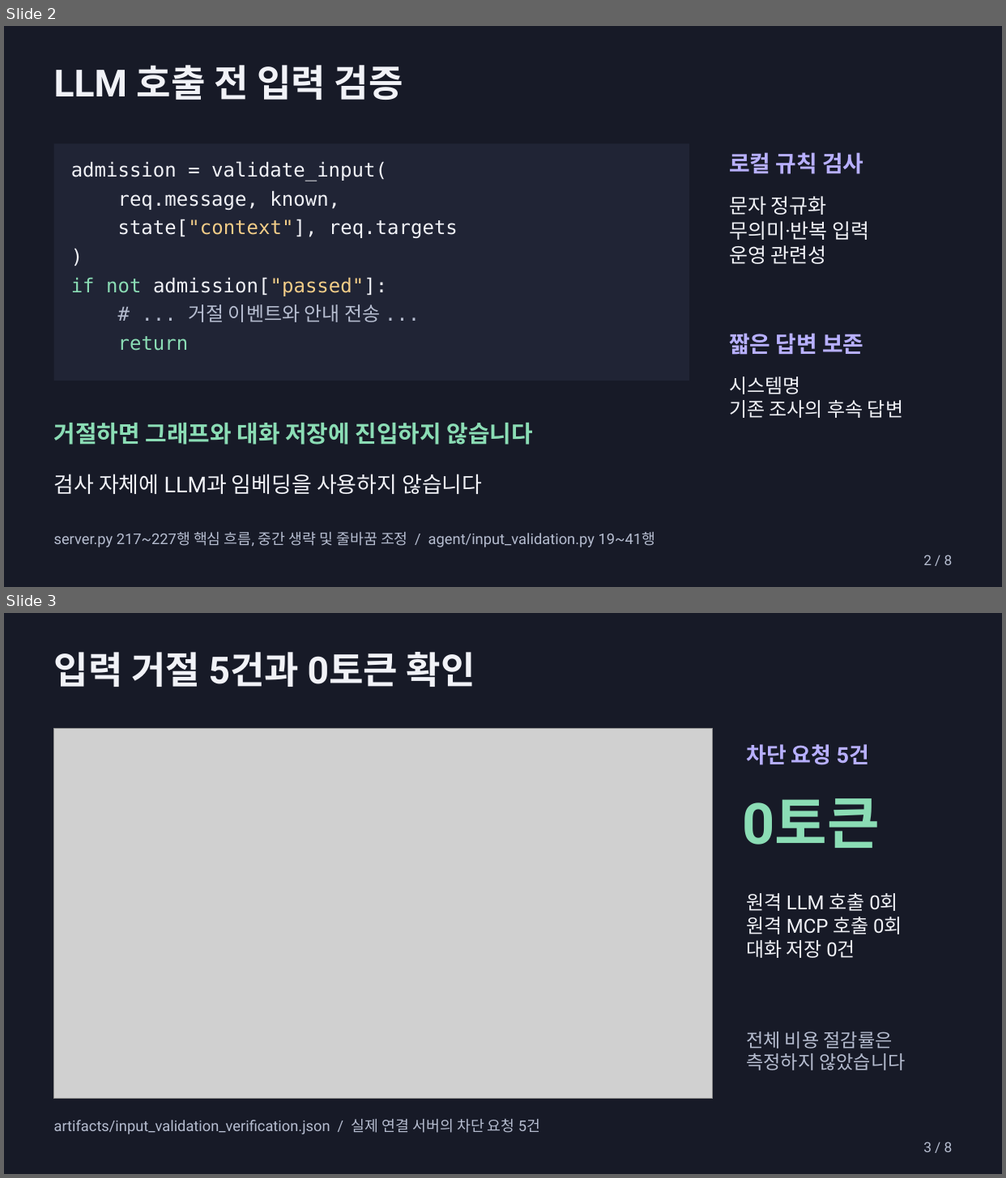
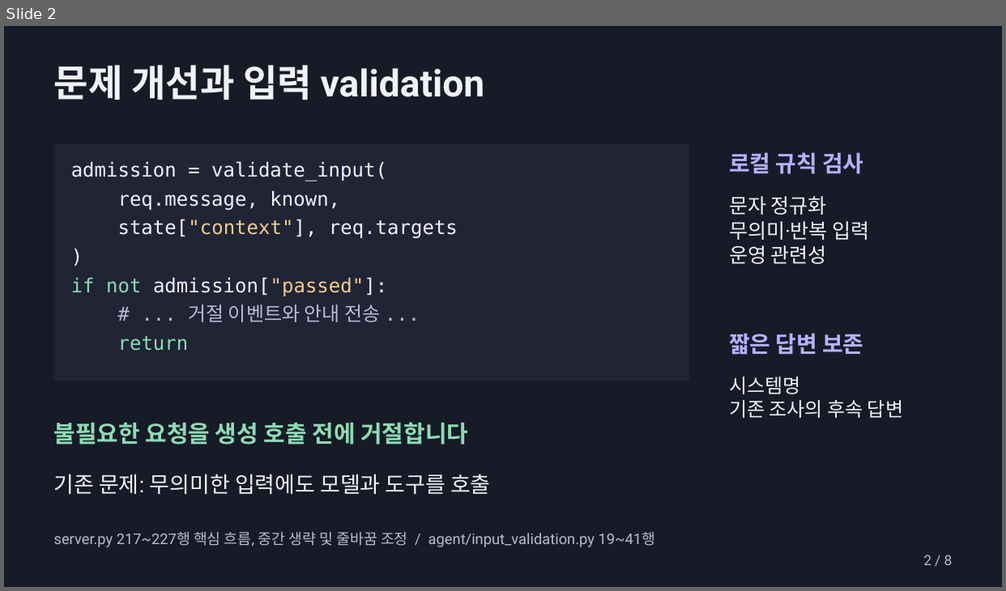
Before and after one commit to beshurl/skala-ai-mini-project, a slide deck: doc/presentation/운영진단_에이전트_5분발표.pptx. Shown one above the other, each under a label of ours: slides 2 and 3 before the commit, slide 2 after it. The pictures are 1006x1178 and 1006x591 pixels, drawn with LibreOffice and Linux fonts; fonts in the diff are those of the drawing; grey boxes stand for pictures. Boxes give left, top, right and bottom in pixels: in the first picture for what was removed or moved away, otherwise in the second. Text is boxed around its words. In the diff, an @@ line names an element or a change of style, - is before the commit and + after.

```diff
--- a/doc/presentation/운영진단_에이전트_5분발표.pptx
+++ b/doc/presentation/운영진단_에이전트_5분발표.pptx
@@ slide 3 removed at [4, 613, 1002, 1174], background #171A27 @@
@@ text removed at [54, 652, 475, 687] @@
-입력 거절 5건과 0토큰 확인
@@ picture removed at [54, 728, 713, 1099] @@
@@ text removed at [746, 744, 869, 765] @@
-차단 요청 5건
@@ text removed at [742, 798, 879, 848] @@
-0토큰
@@ text removed at [746, 893, 902, 958] @@
-원격 LLM 호출 0회
-원격 MCP 호출 0회
-대화 저장 0건
@@ text removed at [746, 1032, 905, 1071] @@
-전체 비용 절감률은
-측정하지 않았습니다
@@ text removed at [54, 1119, 540, 1135] @@
-artifacts/input_validation_verification.json / 실제 연결 서버의 차단 요청 5건
@@ text removed at [923, 1142, 953, 1152] @@
-3 / 8
@@ slide 2 changed as well @@
@@ text at [54, 65, 485, 100]: text changed @@
-LLM 호출 전 입력 검증
+문제 개선과 입력 validation
@@ text at [54, 422, 468, 445]: text changed @@
-거절하면 그래프와 대화 저장에 진입하지 않습니다
+불필요한 요청을 생성 호출 전에 거절합니다
@@ text at [54, 474, 491, 494]: text changed @@
-검사 자체에 LLM과 임베딩을 사용하지 않습니다
+기존 문제: 무의미한 입력에도 모델과 도구를 호출
```
Also in this commit, not shown: 6 other slides changed, 1 slide added, 2 other files.
